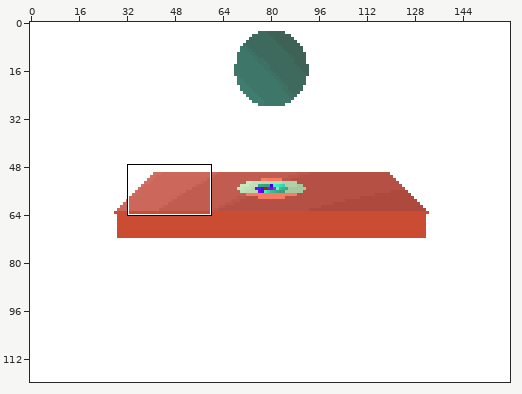
A sprite sheet gets an edit: Raytracer/Raytracer.png. Above, an overview of the earlier version with the close-up marked.
Close-up. The starting point:
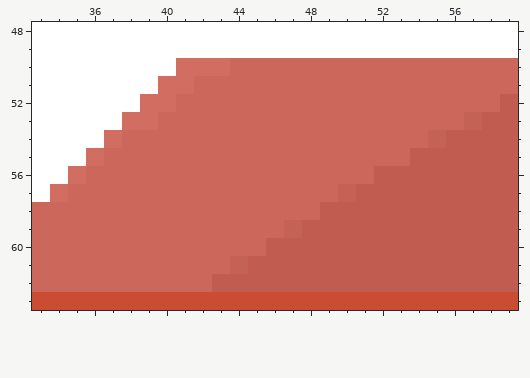
The file is 160x120 pixels. Colours within 5 levels of each other are drawn and written as one. Shown: x 33..59, y 48..63. The commit also changed other parts of the picture, which this record leaves out.
After:
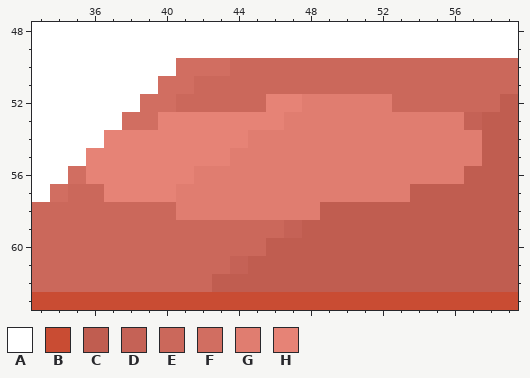
Palette (. is transparent): A #ffffff  B #c94c33  C #c05d50  D #c56256  E #cb685b  F #d16e61  G #e07d70  H #e68376
Difference:
{"y":52,"x":46,"old":"EEEEEEE","new":"HHGGGGG"}
{"y":53,"x":40,"old":"EEEEEEEEEEEEEEEEE","new":"HHHHHHHGGGGGGGGGG"}
{"y":54,"x":37,"old":"FEEEEEEEEEEEEEEEEEDCC","new":"HHHHHHHHGGGGGGGGGGGGG"}
{"y":55,"x":36,"old":"FEEEEEEEEEEEEEEEEECCCC","new":"HHHHHHHHGGGGGGGGGGGGGG"}
{"y":56,"x":36,"old":"EEEEEEEEEEEEEEEECCCCC","new":"HHHHHHGGGGGGGGGGGGGGG"}
{"y":57,"x":37,"old":"EEEEEEEEEEEEEDCCC","new":"HHHHGGGGGGGGGGGGG"}
{"y":58,"x":41,"old":"EEEEEEEE","new":"GGGGGGGG"}
